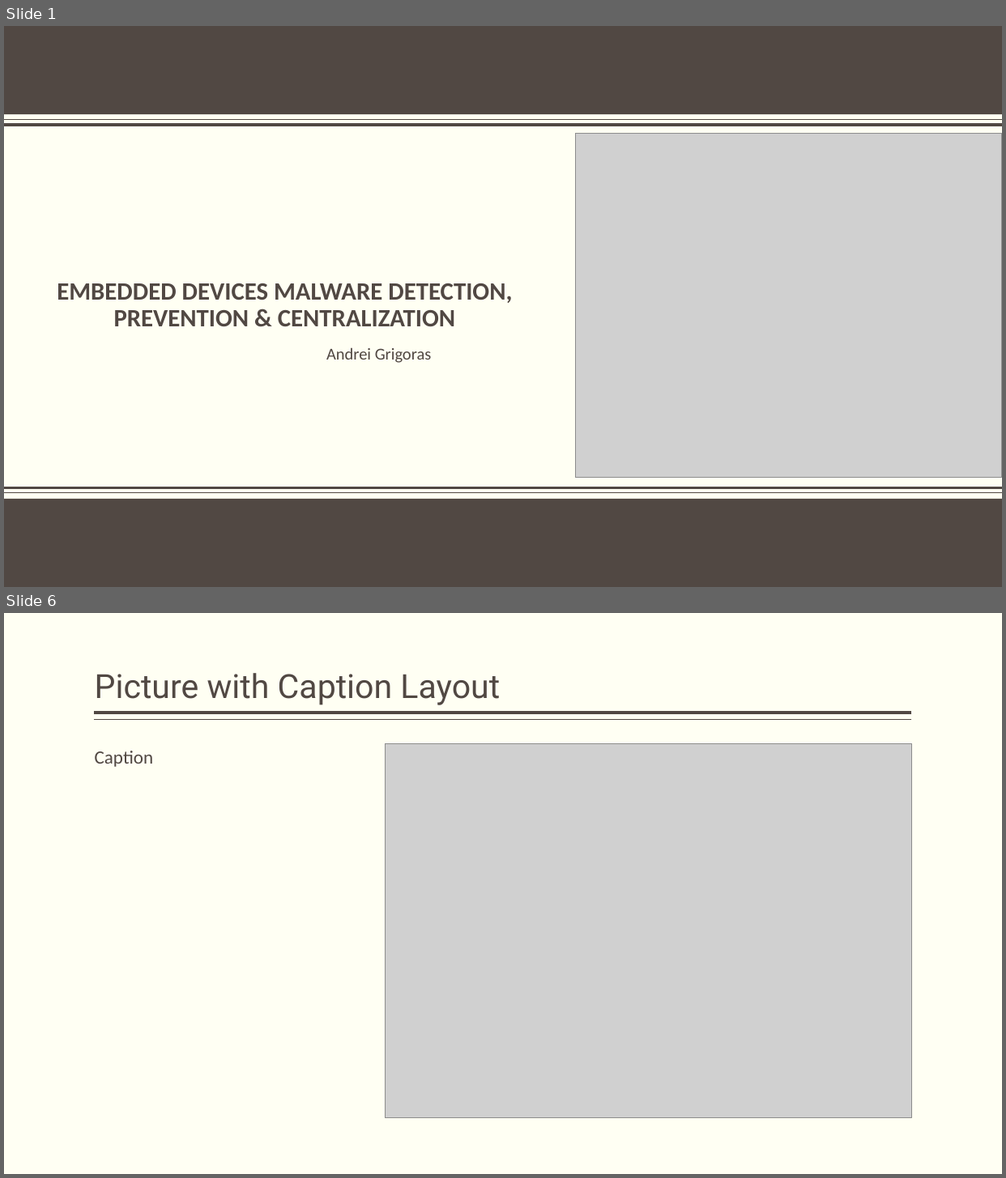
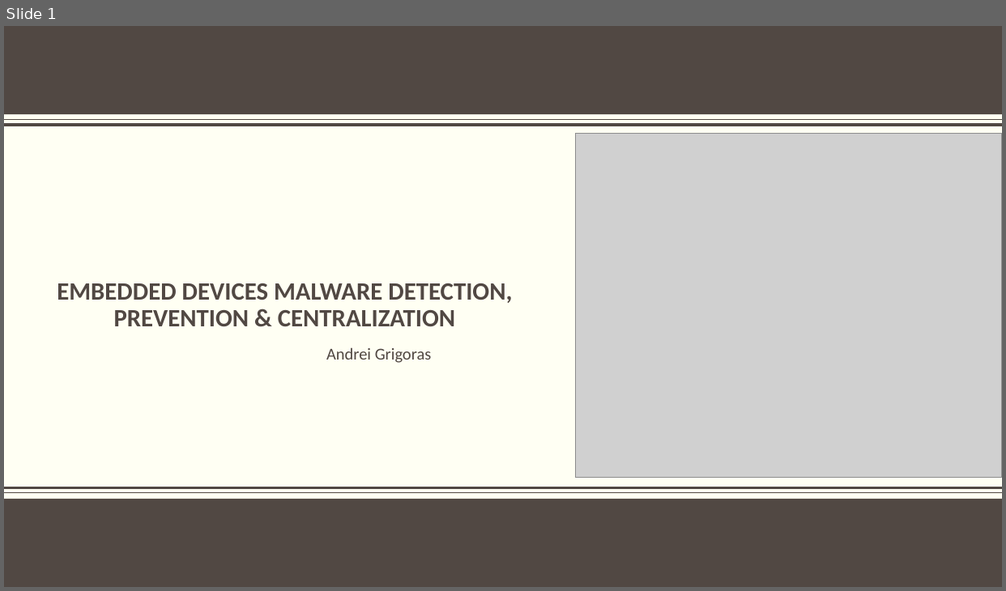
Before and after one commit to KaynRO/Proiect-Licenta, a slide deck: Embedded Devices Malware Detection, Prevention & Centralization.pptx. Shown one above the other, each under a label of ours: slides 1 and 6 before the commit, slide 1 after it; the slides between them are not shown. The pictures are 1006x1178 and 1006x591 pixels, drawn with LibreOffice and Linux fonts; fonts in the diff are those of the drawing; grey boxes stand for pictures; background and template pictures are left out. Boxes give left, top, right and bottom in pixels: in the first picture for what was removed or moved away, otherwise in the second. Text is boxed around its words. In the diff, an @@ line names an element or a change of style, - is before the commit and + after.

```diff
--- a/Embedded Devices Malware Detection, Prevention & Centralization.pptx
+++ b/Embedded Devices Malware Detection, Prevention & Centralization.pptx
@@ slide 6 removed at [4, 613, 1002, 1174], background #FFFFF3 @@
@@ title removed at [95, 673, 500, 705] @@
-Picture with Caption Layout
@@ line removed from (912, 713) to (95, 713) @@
@@ line removed from (912, 720) to (95, 720) @@
@@ text removed at [95, 751, 154, 767] @@
-Caption
@@ picture removed at [385, 744, 911, 1118] @@
```
Also in this commit, not shown: 2 slides changed, 6 slides added, 8 other slides removed, 1 other file.
